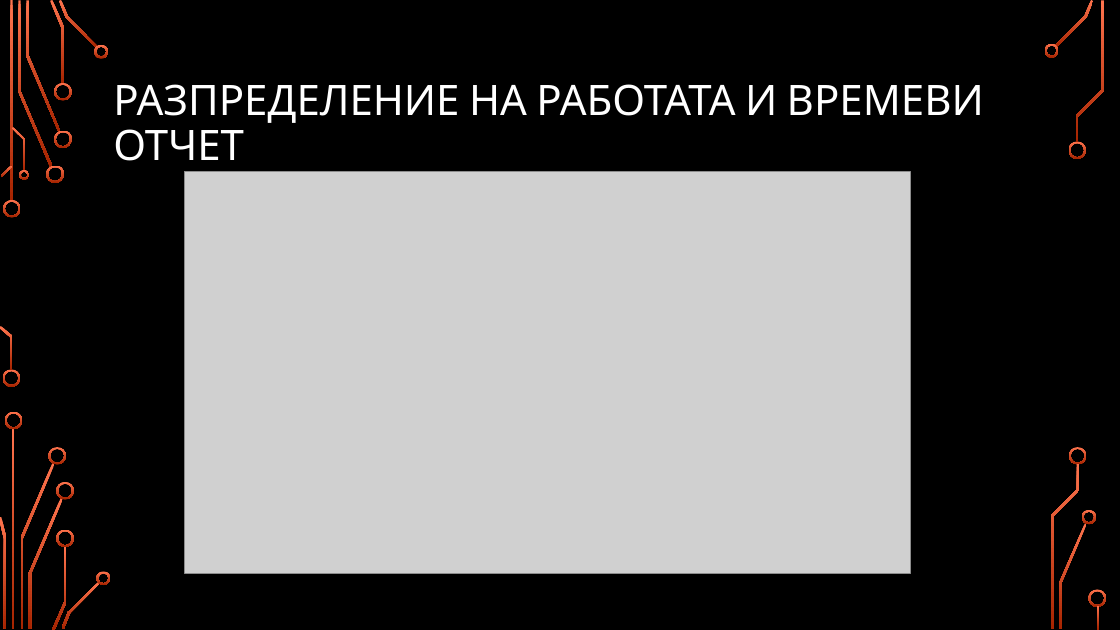
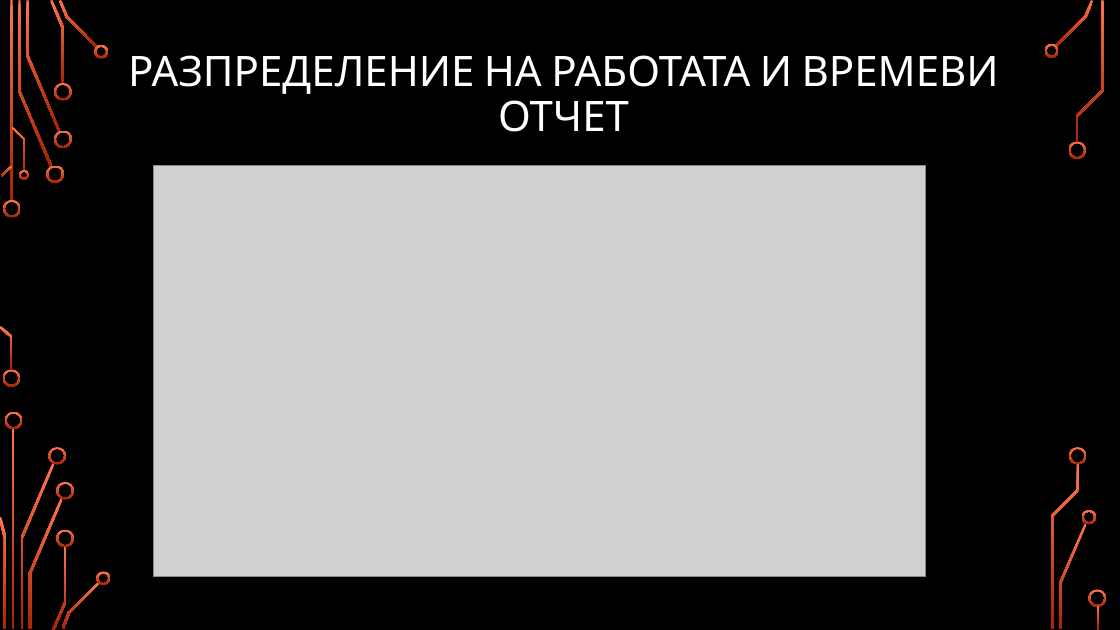
Before and after one commit to KaloyanANDSlavyan/Car-Search-System, a slide deck: slide 9 of Presentation.pptx. Drawn at 1120x630 pixels with LibreOffice and Linux fonts; fonts in the diff are those of the drawing; grey boxes stand for pictures; background and template pictures are left out. Boxes give left, top, right and bottom in pixels: in the first picture for what was removed or moved away, otherwise in the second. Text is boxed around its words. In the diff, an @@ line names an element or a change of style, - is before the commit and + after.

```diff
--- a/Presentation.pptx
+++ b/Presentation.pptx
@@ title "РАЗПРЕДЕЛЕНИЕ НА РАБОТАТА И ВРЕМЕВИ ...": place and size @@
-title "РАЗПРЕДЕЛЕНИЕ НА РАБОТАТА И ВРЕМЕВИ ..." at box(113, 84, 984, 172)
+title "РАЗПРЕДЕЛЕНИЕ НА РАБОТАТА И ВРЕМЕВИ ..." at box(128, 55, 999, 132)
@@ title "РАЗПРЕДЕЛЕНИЕ НА РАБОТАТА И ВРЕМЕВИ ..." at box(128, 55, 999, 132): alignment left to centre @@
@@ picture: place and size @@
-picture at box(184, 171, 910, 573)
+picture at box(154, 166, 926, 576)
```
Also in this commit, not shown: 1 other slide changed, 5 slides added, 5 other files.
